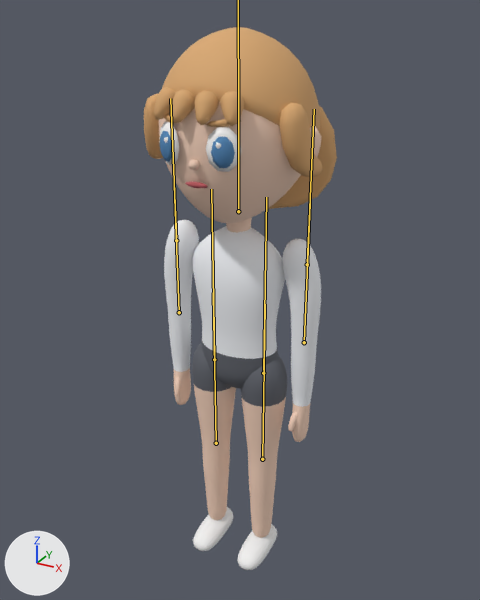
Two versions of the glTF model models/trainers/winnie.glb, one commit apart.
Before and after are seen from a camera (50 mm lens) standing at (0.588, -1.063, 1.153) and looking at (-0.025, 0.051, 0.596). The lights are fixed; the arrows at lower left show +X, +Y and +Z. The older version comes first. The bones that change are drawn over the model as lines.

The first picture shows 'winnie'.
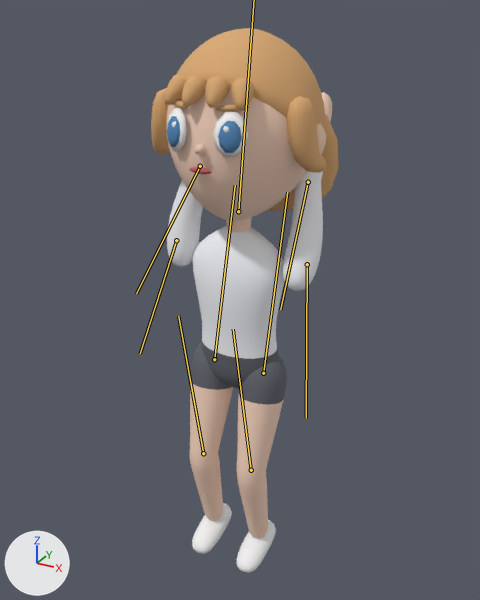
The newer file adds an action. The first version stands in its rest pose; the second is drawn at frame 0 of the action 'Cheer'.

Pixel boxes (x1, y1, x2, y2) of what changed, in the pictures (480 x 600 px):
'winnie', posed
    before: (144, 27, 337, 570)
    after: (151, 28, 339, 573)
bone 'hipL', root to tip
    before: (214, 359) to (211, 189)
    after: (214, 359) to (235, 185)
bone 'kneeL', root to tip
    before: (216, 443) to (213, 292)
    after: (203, 453) to (178, 316)
bone 'hipR', root to tip
    before: (263, 373) to (266, 197)
    after: (263, 373) to (287, 192)
bone 'kneeR', root to tip
    before: (262, 459) to (265, 304)
    after: (251, 470) to (233, 329)
bone 'shoulderL', root to tip
    before: (176, 240) to (170, 98)
    after: (176, 240) to (140, 353)
bone 'elbowL', root to tip
    before: (179, 312) to (174, 184)
    after: (200, 166) to (136, 293)
bone 'shoulderR', root to tip
    before: (307, 264) to (314, 109)
    after: (307, 264) to (306, 418)
bone 'elbowR', root to tip
    before: (304, 342) to (310, 203)
    after: (308, 182) to (280, 309)

The edits, one by one:
Bone 'hipL' (bone_hipl) turns from (0, 0, 0) to (-14, 0, 0) degrees about its own x, y and z.
Bone 'kneeL' (bone_kneel) turns from (0, 0, 0) to (26, 0, 0) degrees about its own x, y and z.
Bone 'hipR' (bone_hipr) turns from (0, 0, 0) to (-14, 0, 0) degrees about its own x, y and z.
Bone 'kneeR' (bone_kneer) turns from (0, 0, 0) to (26, 0, 0) degrees about its own x, y and z.
Bone 'head' (bone_head) turns from (0, 0, 0) to (-9, 0, 0) degrees about its own x, y and z.
Bone 'shoulderL' (bone_shoulderl) turns from (0, 0, 0) to (172, 0, -17) degrees about its own x, y and z.
Bone 'elbowL' (bone_elbowl) turns from (0, 0, 0) to (-20, 0, 0) degrees about its own x, y and z.
Bone 'shoulderR' (bone_shoulderr) turns from (0, 0, 0) to (149, 0, 17) degrees about its own x, y and z.
Bone 'elbowR' (bone_elbowr) turns from (0, 0, 0) to (-20, 0, 0) degrees about its own x, y and z.
